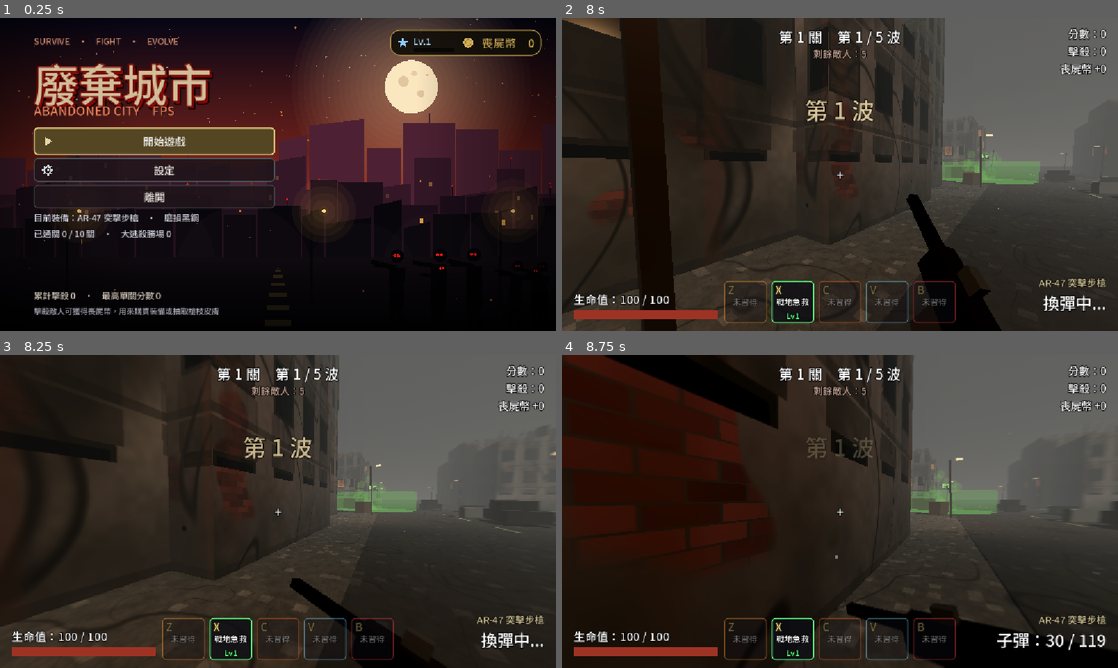
Above: before the commit, frames 1-4 (two rows, left to right).
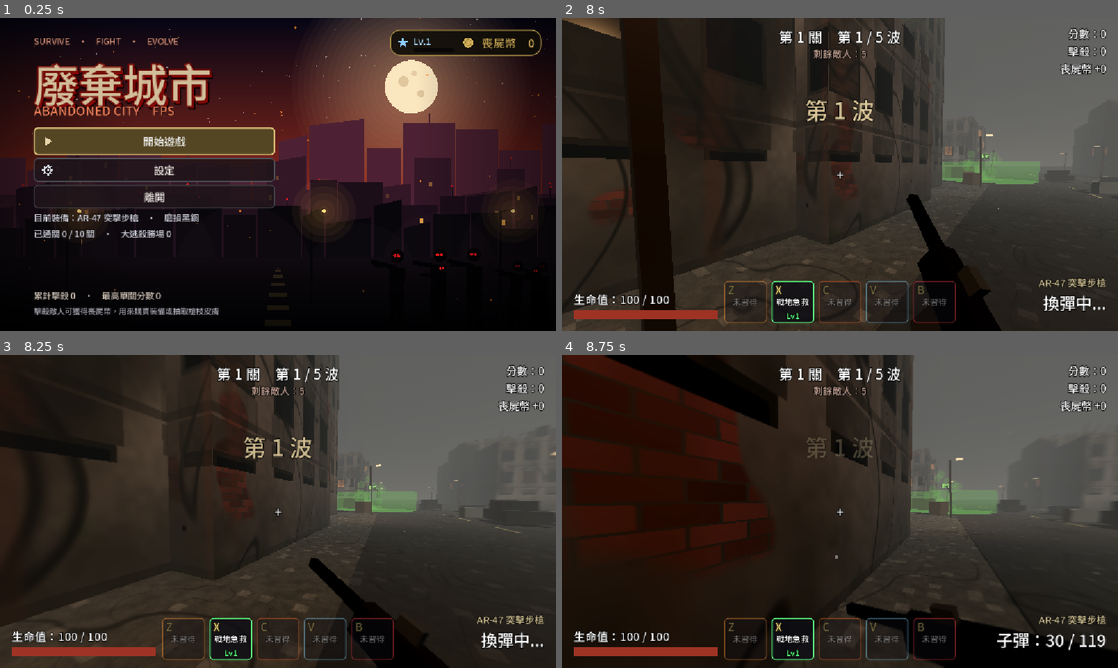
Above: after the commit, the same moments.

Repository: a201009200979603117-create/abandoned-city-fps
Game: Godot game, scene res://main.tscn
The game is run twice, just before and just after one commit, with the same random seed, the same clock (stepped at 60 frames per second) and the same inputs.
Inputs (mouse positions are in pixels of both pictures, inside the frame that each line leads up to):
- Up to frame 1 (0.25 s): no input
- Up to frame 2 (8 s): click "開始遊戲" at 0.5 s; click (734, 124) at 1.27 s; click "關卡 1 廢棄街區 5 波" at 2 s; click "▶ 出發" at 2.75 s; tap Enter at 3.5 s; move the mouse to (962, 158) at 3.52 s; hold D (move_right) 3.53-4.28 s; hold Ctrl (sprint) 3.53-4.28 s; click (962, 158) at 3.67 s; tap Space (jump) at 3.77, 4.52, 6.02, 6.77, 7.52 s; move the mouse to (812, 174) at 4.27 s; hold W (move_forward) from 4.28 s (still down); tap Shift (crouch) at 4.35 s; tap Ctrl (sprint) at 4.55, 6.05, 7.55 s; move the mouse to (851, 168) at 5.02 s; hold Ctrl (sprint) 5.03-5.78 s; tap G (grenade) at 5.1 s; move the mouse to (834, 180) at 5.77 s; tap E (interact) at 5.85 s; click (834, 180) at 5.92 s; move the mouse to (878, 177) at 6.52 s; hold Ctrl (sprint) 6.53-7.28 s; tap H (medkit) at 6.6 s; tap R (reload) at 7.15 s; move the mouse to (795, 171) at 7.27 s; tap T (plate) at 7.35 s
- Up to frame 3 (8.25 s): keep holding W (move_forward); move the mouse to (283, 511) at 8.02 s; hold Ctrl (sprint) from 8.03 s (still down); click (283, 511) at 8.17 s
- Up to frame 4 (8.75 s): keep holding W (move_forward); keep holding Ctrl (sprint)

Frames 1-2 are identical in both runs. In frame 3, 1.4% of the frame differs, in the area x 52-80%, y 64-100%; in frame 4, nothing differs.

Commit message:
Mobile: draggable fire button turns the view while firing; allow shooting while sprinting
Co-Authored-By: Claude Sonnet 5.5 <noreply@anthropic.com>
Claude-Session: https://claude.ai/code/session_01XcoE9MueszwiMQ5Lq3UGXY

Diff:
--- a/scenes/weapons/weapon.gd
+++ b/scenes/weapons/weapon.gd
@@ -310,7 +310,7 @@
 		down = Input.is_key_pressed(KEY_F) or Input.is_mouse_button_pressed(MOUSE_BUTTON_LEFT)
 	var want_fire := down if automatic else (down and not trigger_was_down)
 	trigger_was_down = down
-	if want_fire and fire_timer <= 0.0 and reload_left <= 0.0 and sprint_pose < 0.5:
+	if want_fire and fire_timer <= 0.0 and reload_left <= 0.0:   # 奔跑中也可射擊
 		shoot()
 
 
@@ -341,7 +341,7 @@
 	sway = sway.lerp(Vector2(clampf(-d_yaw * 1.6, -0.06, 0.06), clampf(-d_pitch * 1.6, -0.05, 0.05)), minf(delta * 10.0, 1.0))
 
 	var moving := Vector2(player.velocity.x, player.velocity.z).length()
-	var sprint_target := 1.0 if (armed and bool(player.get("is_sprinting")) and moving > 1.0) else 0.0
+	var sprint_target := 1.0 if (armed and bool(player.get("is_sprinting")) and moving > 1.0 and not trigger_was_down) else 0.0   # 扣著扳機時舉槍（奔跑中也能射擊）
 	sprint_pose = move_toward(sprint_pose, sprint_target, delta * 6.0)
 
 	var bob_t: float = float(player.get("bob_time"))
--- a/tests/touch_check.gd
+++ b/tests/touch_check.gd
@@ -85,6 +85,24 @@
 	await create_timer(0.4).timeout
 	_touch(3, _btn("fire2"), false)
 	print("fired: ", weapon.current_ammo < ammo0 or not weapon.armed, " ammo ", ammo0, "->", weapon.current_ammo)
+	# 射擊鍵拖曳轉視角（按住射擊同時滑動）
+	var yaw1: float = player.rotation.y
+	var ammo1: int = weapon.current_ammo
+	_touch(7, _btn("fire"), true)
+	_drag(7, _btn("fire") + Vector2(-90, 0), Vector2(-90, 0))
+	await create_timer(0.3).timeout
+	_touch(7, _btn("fire") + Vector2(-90, 0), false)
+	print("fire-drag look changed: ", absf(player.rotation.y - yaw1) > 0.01, " fired: ", weapon.current_ammo < ammo1 or not weapon.armed)
+	# 奔跑中射擊
+	_touch(0, start, true)
+	_drag(0, start + Vector2(0, -200), Vector2(0, -200))
+	await create_timer(0.8).timeout
+	var ammo2: int = weapon.current_ammo
+	_touch(8, _btn("fire"), true)
+	await create_timer(0.5).timeout
+	print("sprinting=", player.is_sprinting, " fired while sprinting: ", weapon.current_ammo < ammo2 or not weapon.armed)
+	_touch(8, _btn("fire"), false)
+	_touch(0, start + Vector2(0, -200), false)
 	# 跳躍 / 蹲下 / 開鏡 / 換彈 / 拾取
 	for id in ["jump", "crouch", "aim", "reload", "interact", "crouch", "aim"]:
 		_touch(4, _btn(id), true)
--- /dev/null
+++ b/tests/touch_fire_check.gd
@@ -0,0 +1,68 @@
+extends SceneTree
+# 手機射擊鍵：拖曳轉視角、奔跑中射擊
+#   AC_SAVE=chk godot --headless --path . -s tests/touch_fire_check.gd
+
+var tc: Control = null
+
+
+func _touch(idx: int, pos: Vector2, pressed: bool) -> void:
+	# 直接呼叫處理函式（無頭模式下注入事件會被視窗縮放轉換座標而點不到按鈕）
+	if pressed:
+		tc._press(idx, pos)
+	else:
+		tc._release(idx)
+
+
+func _drag(idx: int, pos: Vector2, rel: Vector2) -> void:
+	tc._drag(idx, pos, rel)
+
+
+func _btn(id: String) -> Vector2:
+	for b in tc.BUTTONS:
+		if b["id"] == id:
+			return tc._button_pos(b)
+	return Vector2.ZERO
+
+
+func _init() -> void:
+	await process_frame
+	root.get_node("Save").touch_mode = true
+	var game := root.get_node("Game")
+	change_scene_to_file("res://main.tscn")
+	await create_timer(1.0).timeout
+	game.begin_run("zombie", 1)
+	await create_timer(2.0).timeout
+	var main := root.get_node("Main")
+	main.get_node("UI")._pick_skill(0)
+	await create_timer(0.5).timeout
+	for c in main.get_node("UI").get_children():
+		if c.get_script() != null and str(c.get_script().resource_path).ends_with("touch_controls.gd"):
+			tc = c
+	var player := main.get_node("Player")
+	var weapon := player.get_node("Head/Camera3D/Weapon")
+	print("state=", game.state, " fire_pos=", _btn("fire"), " tc.size=", tc.size, " armed=", weapon.armed)
+
+	# 1) 按住射擊鍵 + 拖曳 → 要同時開火並轉視角（且手指不能被當成「轉視角手指」）
+	var yaw0: float = player.rotation.y
+	var ammo0: int = weapon.current_ammo
+	_touch(1, _btn("fire"), true)
+	await create_timer(0.2).timeout
+	print("fire held: finger_button=", tc.finger_button, " touch_fire=", weapon.touch_fire, " look_finger=", tc.look_finger)
+	_drag(1, _btn("fire") + Vector2(-90, 0), Vector2(-90, 0))
+	await create_timer(0.3).timeout
+	_touch(1, _btn("fire") + Vector2(-90, 0), false)
+	print("RESULT fire-drag: yaw changed=", absf(player.rotation.y - yaw0) > 0.01, " fired=", weapon.current_ammo < ammo0, " (", ammo0, "->", weapon.current_ammo, ")")
+
+	# 2) 奔跑中射擊：強制奔跑狀態後按射擊
+	await create_timer(0.5).timeout
+	Input.action_press("move_forward")
+	Input.action_press("sprint")
+	await create_timer(0.8).timeout
+	var ammo1: int = weapon.current_ammo
+	_touch(2, _btn("fire"), true)
+	await create_timer(0.5).timeout
+	_touch(2, _btn("fire"), false)
+	print("RESULT sprint-fire: sprinting=", player.is_sprinting, " fired=", weapon.current_ammo < ammo1, " (", ammo1, "->", weapon.current_ammo, ")")
+	Input.action_release("move_forward")
+	Input.action_release("sprint")
+	quit()
--- a/ui/touch_controls.gd
+++ b/ui/touch_controls.gd
@@ -343,6 +343,9 @@
 		var v := (pos - move_origin) / (STICK_RADIUS * u)
 		_apply_move(v.limit_length(1.0))
 	elif idx == look_finger and player != null:
+		player.apply_look(rel * LOOK_SCALE)
+	elif player != null and str(finger_button.get(idx, "")) in ["fire", "fire2"]:
+		# 射擊鍵可拖曳：按住射擊的同時滑動手指就能轉動視角（同 Free Fire）
 		player.apply_look(rel * LOOK_SCALE)
 
 
